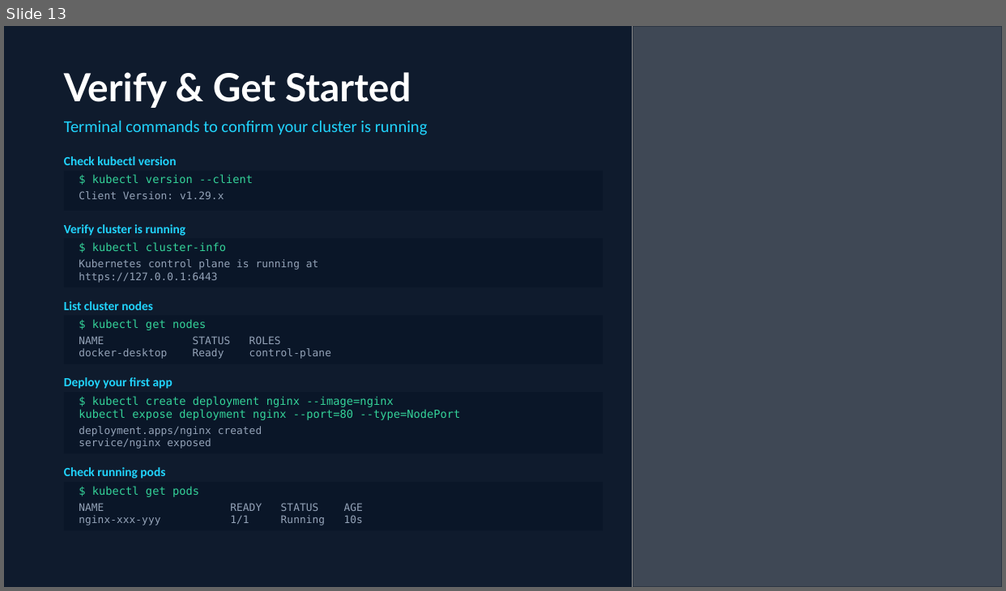
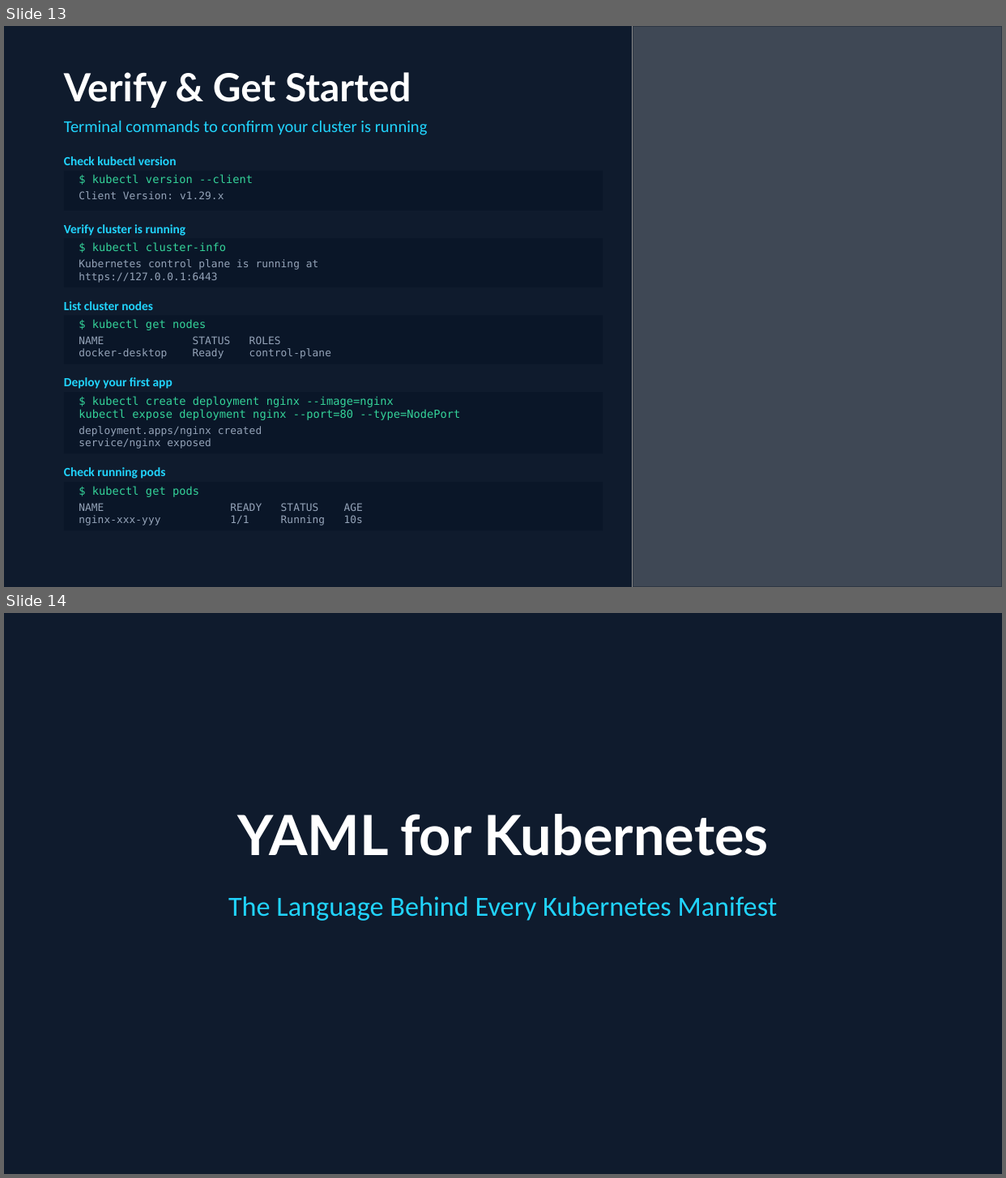
Before and after one commit to atul-matkawala-232/DevOps-Material, a slide deck: 21.kubernetes/Kubernetes.pptx. Shown one above the other, each under a label of ours: slide 13 before the commit, slides 13 and 14 after it. The pictures are 1006x591 and 1006x1178 pixels, drawn with LibreOffice and Linux fonts; fonts in the diff are those of the drawing; grey boxes stand for pictures. Boxes give left, top, right and bottom in pixels: in the first picture for what was removed or moved away, otherwise in the second. Text is boxed around its words. In the diff, an @@ line names an element or a change of style, - is before the commit and + after.

Commit message:
Updated Kubernetes PPT

```diff
--- a/21.kubernetes/Kubernetes.pptx
+++ b/21.kubernetes/Kubernetes.pptx
@@ slide 14 added at box(4, 613, 1002, 1174), background #0F1B2D @@
@@ title added at box(237, 814, 769, 856), 40 pt, text #FFFFFF, bold @@
+YAML for Kubernetes
@@ subtitle added at box(228, 897, 778, 921), 20 pt, text #21D4FD @@
+The Language Behind Every Kubernetes Manifest
```
Also in this commit, not shown: 21 other slides added, 1 slide removed, 6 other files.
